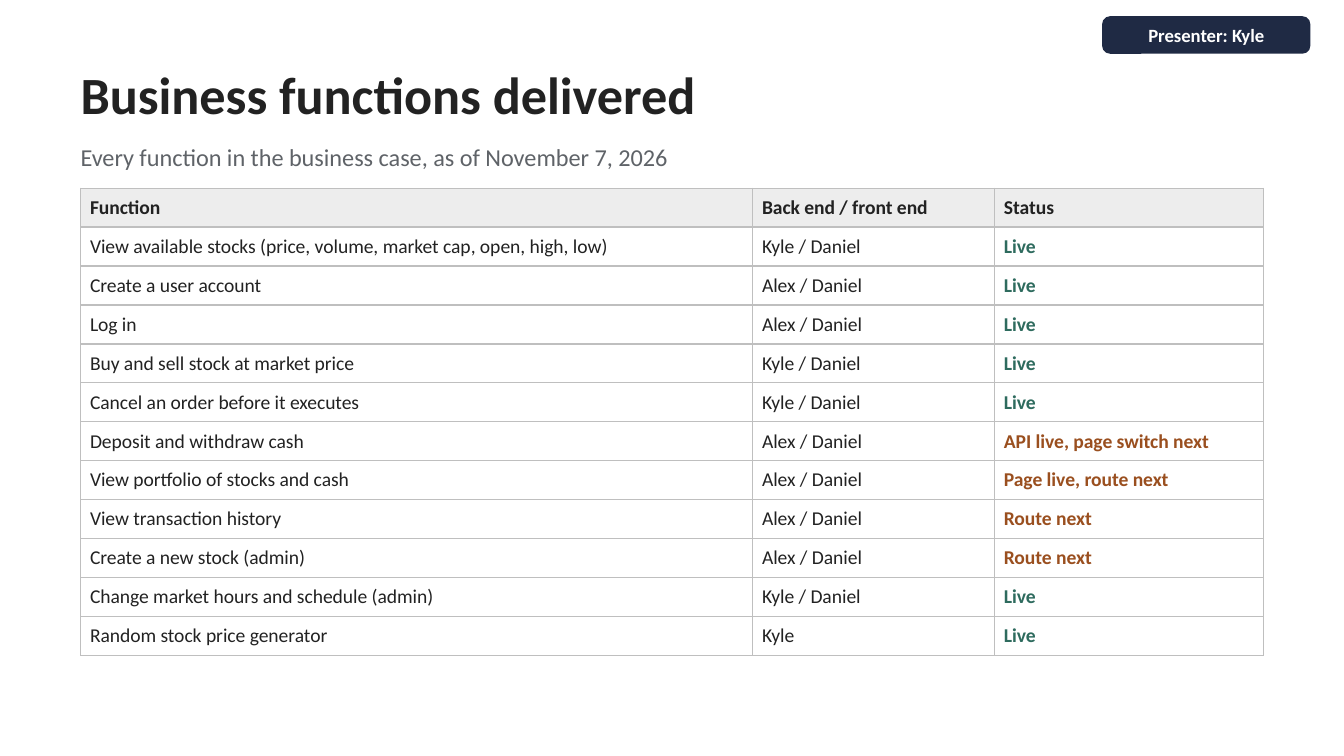
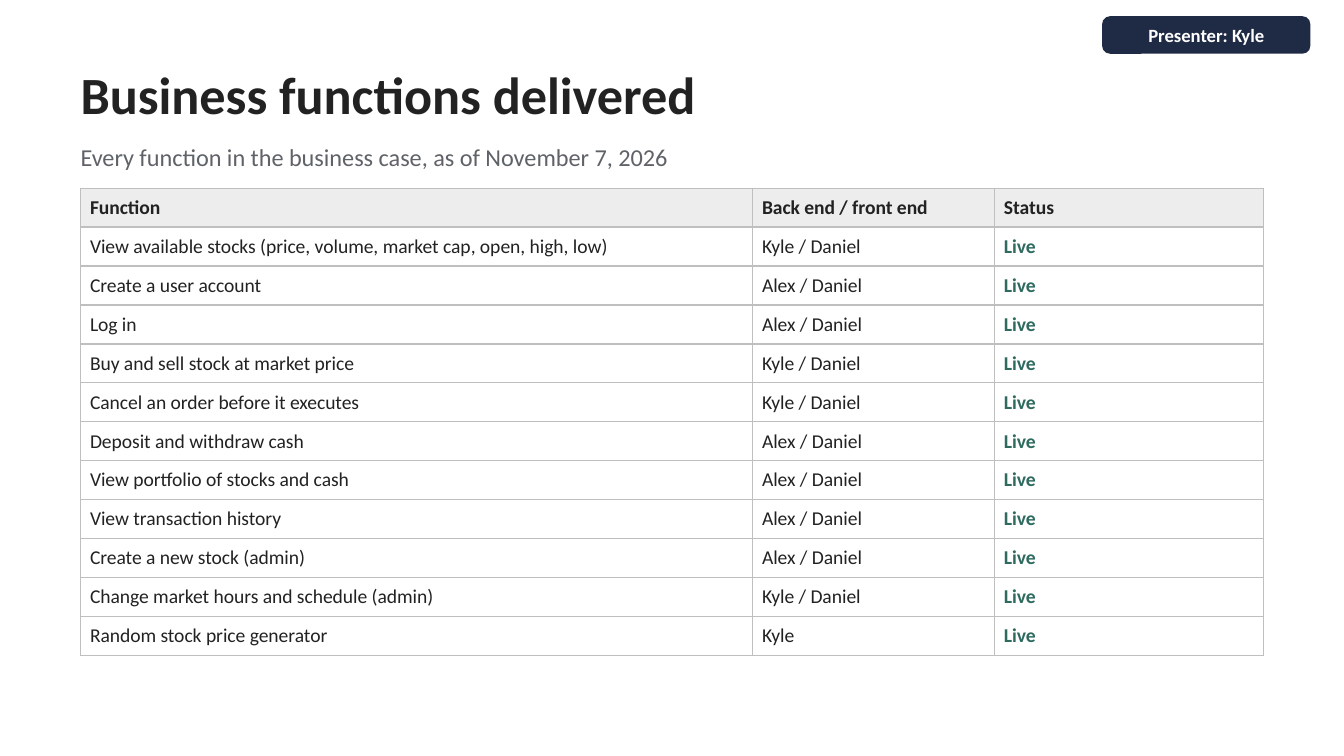
Before and after one commit to kish1212-ASU/IFT401_Capstone_Fall-2026, a slide deck: slide 10 of docs/final build/IFT401_Houser_Ruebush_Kishineff_Final Deck.pptx. Drawn at 1344x756 pixels with LibreOffice and Linux fonts; fonts in the diff are those of the drawing. Boxes give left, top, right and bottom in pixels: in the first picture for what was removed or moved away, otherwise in the second. Text is boxed around its words. In the diff, an @@ line names an element or a change of style, - is before the commit and + after.

```diff
--- a/docs/final build/IFT401_Houser_Ruebush_Kishineff_Final Deck.pptx
+++ b/docs/final build/IFT401_Houser_Ruebush_Kishineff_Final Deck.pptx
@@ table at (x1=81, y1=188, x2=1263, y2=656) @@
-row 7, column 3: API live, page switch next
+row 7, column 3: Live
-row 8, column 3: Page live, route next
+row 8, column 3: Live
-row 9, column 3: Route next
+row 9, column 3: Live
-row 10, column 3: Route next
+row 10, column 3: Live
```
Also in this commit, not shown: 9 other slides changed.
